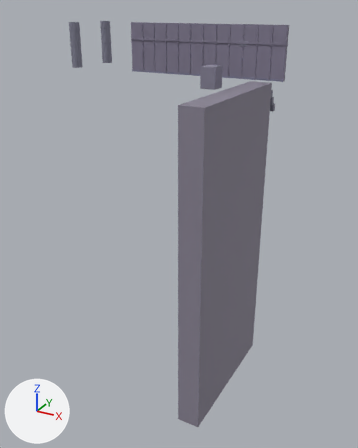
One commit to the glTF model models/m3/p0_0.glb: the scene before it, then after it.
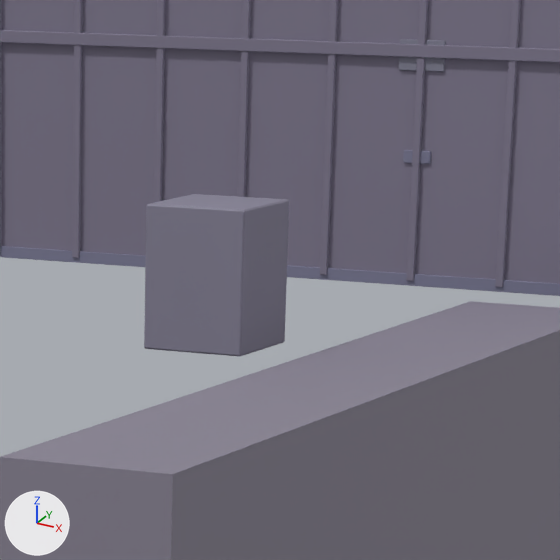
Each version appears first whole from a 50 mm lens placed at (62.7, -74.7, 9.2), pointed at (30.3, -15.8, -20.2), and next in a close-up on the part from 50% to 74% of the width and 8% to 27% of the height. Arrows for +X, +Y and +Z are at lower left; the lights stay in place. The first two pictures are the older version. Vertices at exactly the same position are counted once.

Names of what the first close-up shows: 'p0_0'.
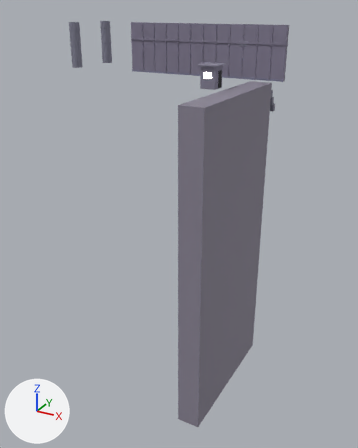
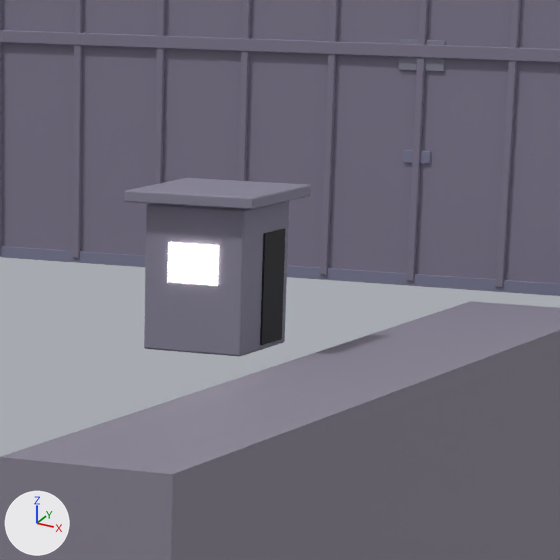
Boxes (x1, y1, x2, y2) around the edits, measured in the close-ups (560 x 560 px):
part 1 of me_p0_0, added
    after: (124, 178, 311, 209)
part 2 of me_p0_0, added (black)
    after: (260, 229, 286, 345)
part 3 of me_p0_0, added (pale yellow)
    after: (168, 242, 219, 285)

Edits to the bpy script that builds the scene:
```text
Change me_p0_0:
    used by ob_p0_0; location = (0.0, 0.0, 0.0)
    remove me_p0_0.from_pydata(...)  # 2196 vertices, 4000 faces; spans x 18.0..42.0, y -30.0..1.0, z -42.0..7.5
    add me_p0_0.from_pydata(...)  # 2244 vertices, 4080 faces; spans x 18.0..42.0, y -30.0..1.0, z -42.0..7.5
    me_p0_0 part 1: the loose piece of 24 vertices spanning x 35.0..37.0, y -19.0..-17.0, z 0.0..2.6 is copied, and the copy is scaled about its middle by (1.31, 1.31, 0.0678), then moved by (0.0, 0.0, 1.5); it spans x 34.7..37.3, y -19.3..-16.7, z 2.7..2.8
    me_p0_0 part 2: a new loose piece, a box spanning x 37.0..37.04, y -18.15..-17.25, z 0.1..2.1, in mat_black_001 (black #191d21)
    me_p0_0 part 3: a new loose piece, a box spanning x 35.5..36.5, y -19.04..-19.0, z 1.25..1.95, in mat_emit_lamp_001 (pale yellow #fff6e7, glowing pale yellow #fff6e7)
    other edits to the shape of me_p0_0 do not show in these pictures
```
